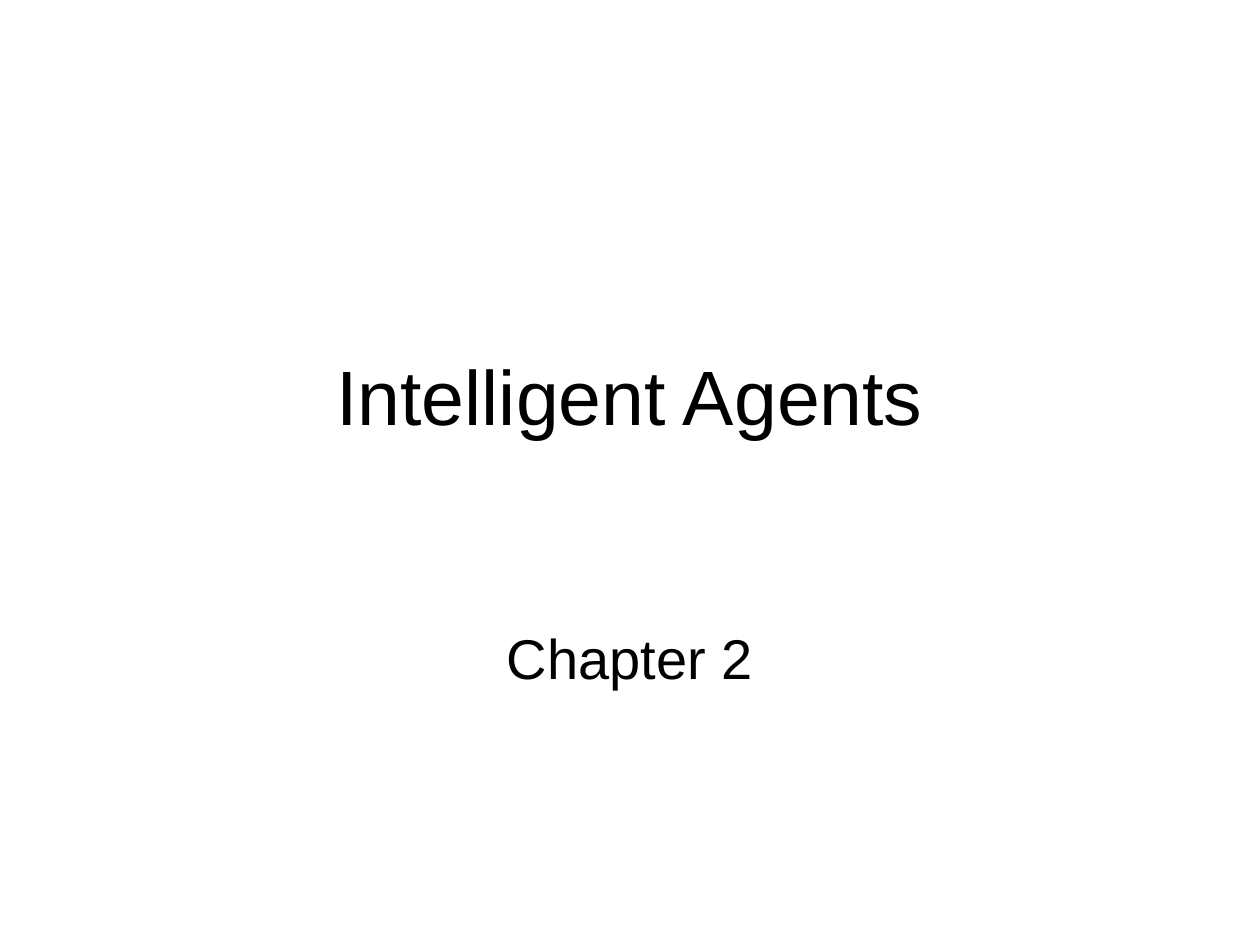
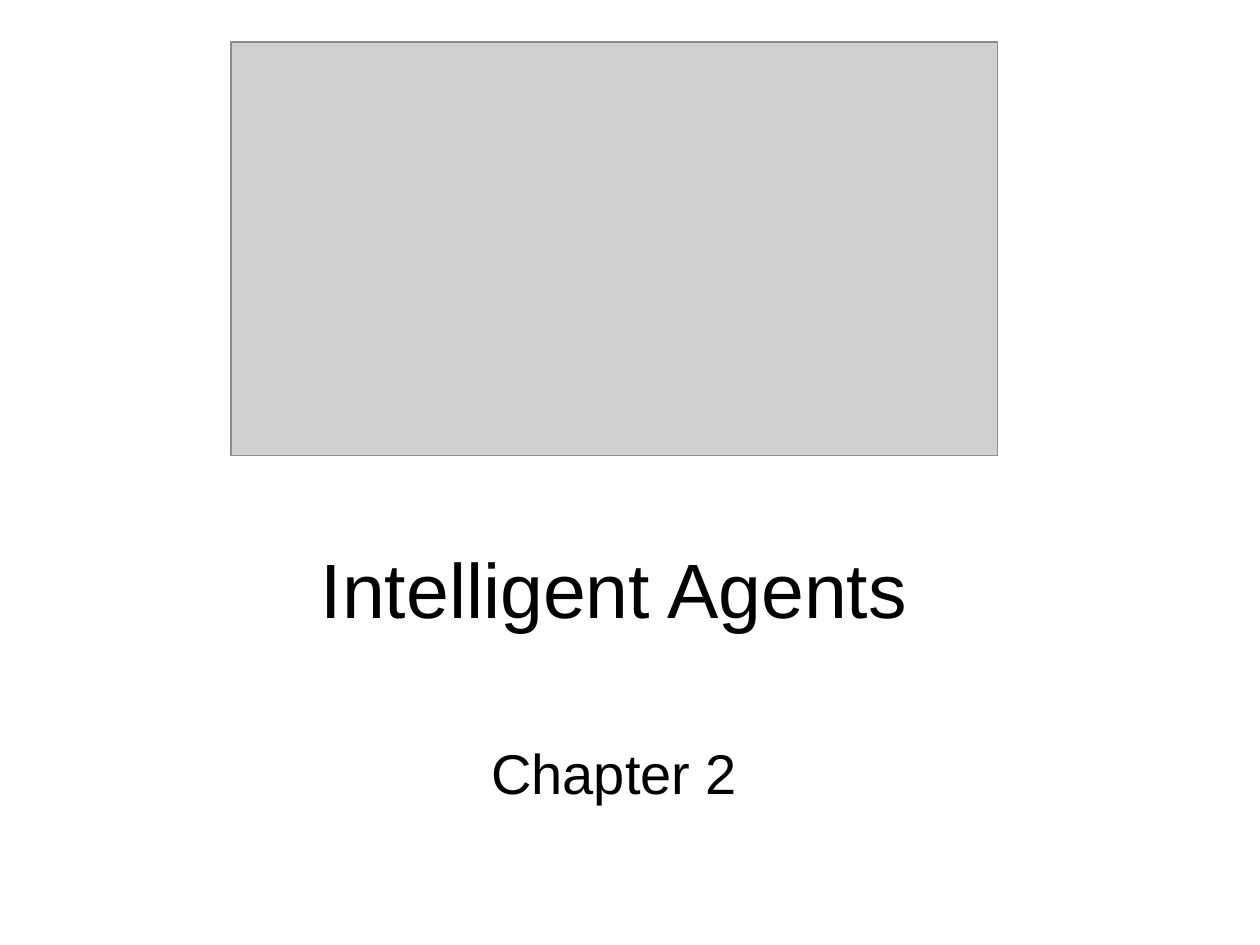
Before and after one commit to Rafi-afridi/Artificial_intelligence, a slide deck: slide 1 of Book slides/m2-agents.ppt. Drawn at 1260x945 pixels with LibreOffice and Linux fonts; fonts in the diff are those of the drawing; grey boxes stand for pictures. Boxes give left, top, right and bottom in pixels: in the first picture for what was removed or moved away, otherwise in the second. Text is boxed around its words. In the diff, an @@ line names an element or a change of style, - is before the commit and + after.

```diff
--- a/Book slides/m2-agents.ppt
+++ b/Book slides/m2-agents.ppt
@@ picture added at [231,42,997,455] @@
@@ title "Intelligent Agents": place and size @@
-title "Intelligent Agents" at [336,369,923,440]
+title "Intelligent Agents" at [321,562,907,633]
@@ subtitle "Chapter 2": place and size @@
-subtitle "Chapter 2" at [507,638,753,689]
+subtitle "Chapter 2" at [491,753,737,805]
```
Also in this commit, not shown: 1 other slide changed, 2 slides added, 4 other files.
